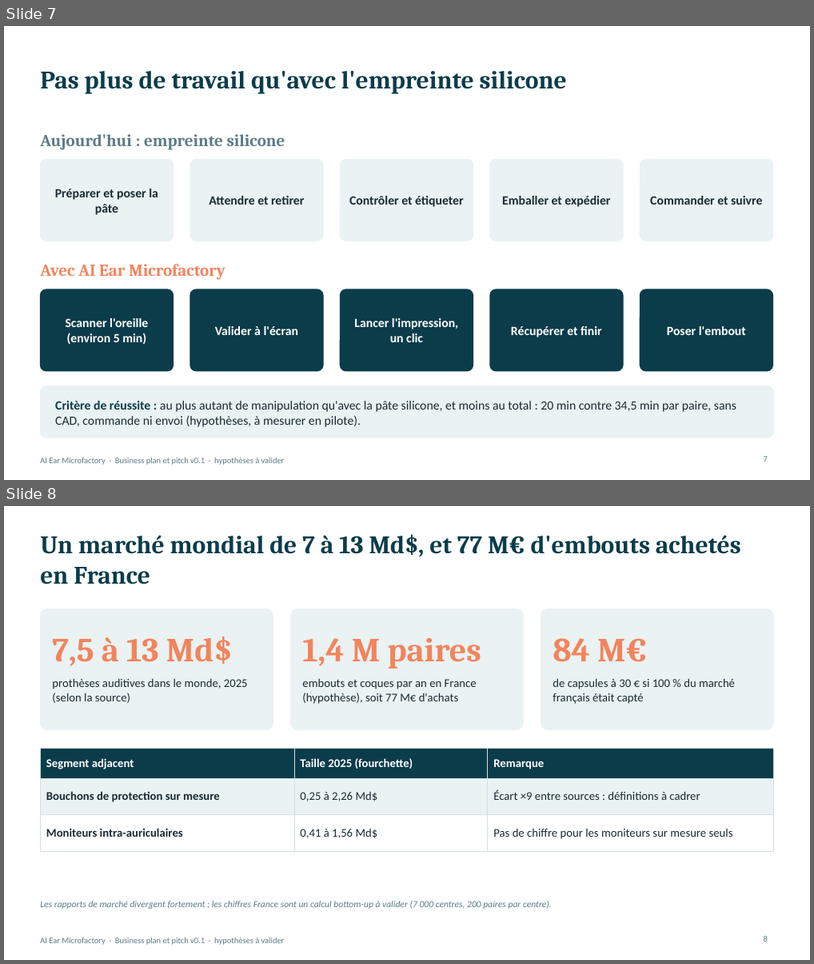
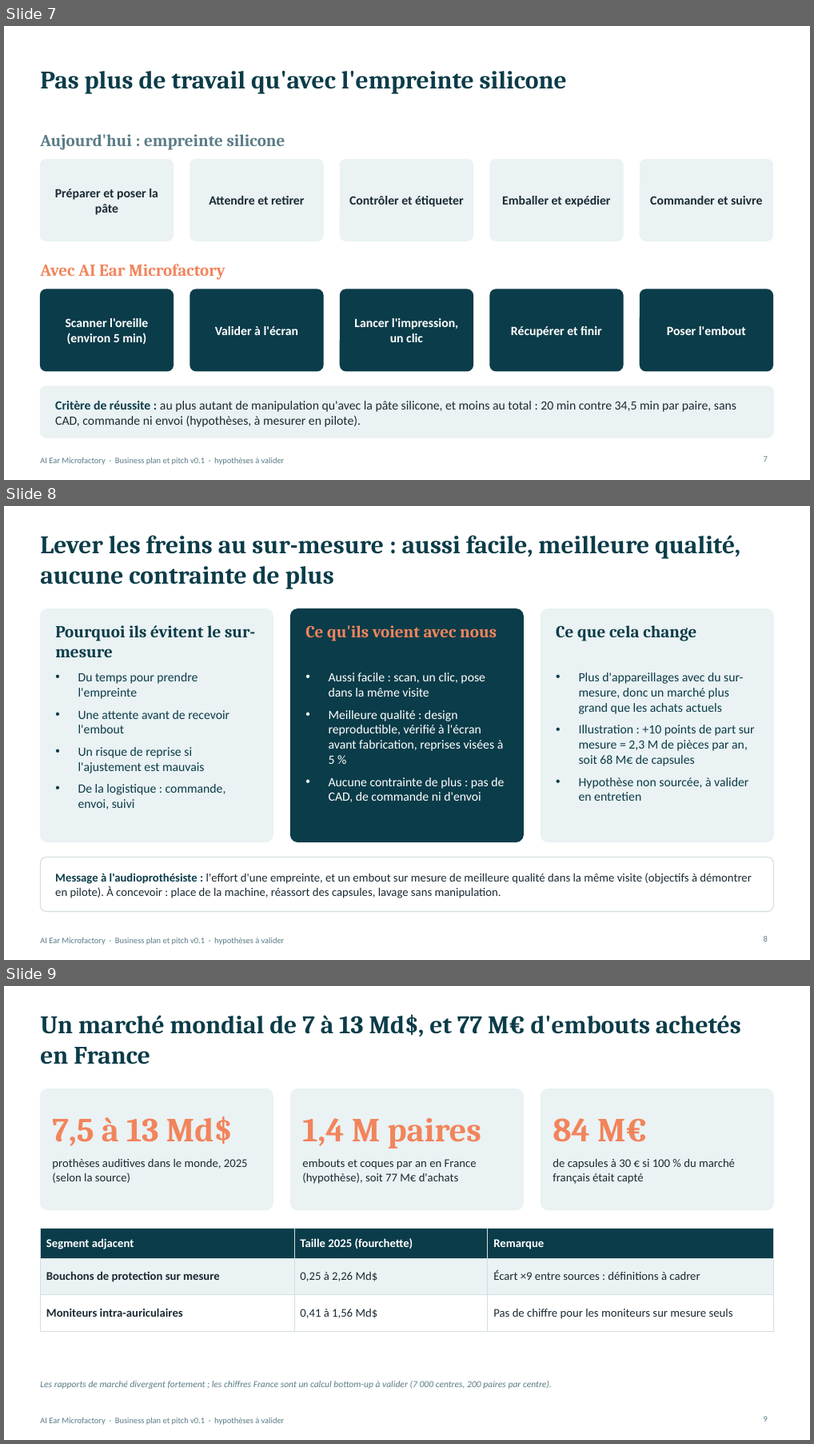
Before and after one commit to kreuille/Symphony_reborn, a slide deck: business/AI_Ear_Microfactory_Pitch_FR.pptx. Shown one above the other, each under a label of ours: slides 7 and 8 before the commit, slides 7, 8 and 9 after it. The pictures are 814x964 and 814x1444 pixels, drawn with LibreOffice and Linux fonts; fonts in the diff are those of the drawing. Boxes give left, top, right and bottom in pixels: in the first picture for what was removed or moved away, otherwise in the second. Text is boxed around its words. In the diff, an @@ line names an element or a change of style, - is before the commit and + after.

```diff
--- a/business/AI_Ear_Microfactory_Pitch_FR.pptx
+++ b/business/AI_Ear_Microfactory_Pitch_FR.pptx
@@ slide 8 added at <box>4,506,810,960</box>, background #FFFFFF; not listed: 1 template element that a slide beside it also shows @@
@@ title added at <box>40,535,741,589</box>, 30 pt, text #0B3C49, bold @@
+Lever les freins au sur-mesure : aussi facile, meilleure qualité, aucune contrainte de plus
@@ rounded rectangle added at <box>40,609,274,842</box>, fill #EAF2F3, outline #EAF2F3 1 pt @@
@@ text added at <box>55,625,255,657</box>, 20 pt, text #0B3C49, bold @@
+Pourquoi ils évitent le sur-mesure
@@ rounded rectangle added at <box>290,609,524,842</box>, fill #0B3C49, outline #0B3C49 1 pt @@
@@ text added at <box>306,625,497,641</box>, 20 pt, text #F2845C, bold @@
+Ce qu'ils voient avec nous
@@ rounded rectangle added at <box>541,609,774,842</box>, fill #EAF2F3, outline #EAF2F3 1 pt @@
@@ text added at <box>556,625,697,641</box>, 20 pt, text #0B3C49, bold @@
+Ce que cela change
@@ text added at <box>78,672,230,809</box>, 15 pt, text #0B3C49 @@
+• Du temps pour prendre l'empreinte
+• Une attente avant de recevoir l'embout
+• Un risque de reprise si l'ajustement est mauvais
+• De la logistique : commande, envoi, suivi
@@ text added at <box>329,672,504,802</box>, 15 pt, text #FFFFFF @@
+• Aussi facile : scan, un clic, pose dans la même visite
+• Meilleure qualité : design reproductible, vérifié à l'écran avant fabrication, reprises visées à 5 %
+• Aucune contrainte de plus : pas de CAD, de commande ni d'envoi
@@ text added at <box>579,672,755,800</box>, 15 pt, text #0B3C49 @@
+• Plus d'appareillages avec du sur-mesure, donc un marché plus grand que les achats actuels
+• Illustration : +10 points de part sur mesure = 2,3 M de pièces par an, soit 68 M€ de capsules
+• Hypothèse non sourcée, à valider en entretien
@@ rounded rectangle added at <box>40,857,774,912</box>, fill #FFFFFF, outline #D2DEE1 1 pt @@
@@ text added at <box>55,872,751,898</box>, 14 pt, text #1B2A33 @@
+Message à l'audioprothésiste : l'effort d'une empreinte, et un embout sur mesure de meilleure qualité dans la même visite (objectifs à démontrer en pilote). À concevoir : place de la machine, réassort des capsules, lavage sans manipulation.
@@ page number added at <box>764,936,768,941</box>, 10 pt, text #5B7C86 @@
+8
@@ what was slide 8 is now slide 9 @@
```
Also in this commit, not shown: 4 slides changed, 3 other files.
